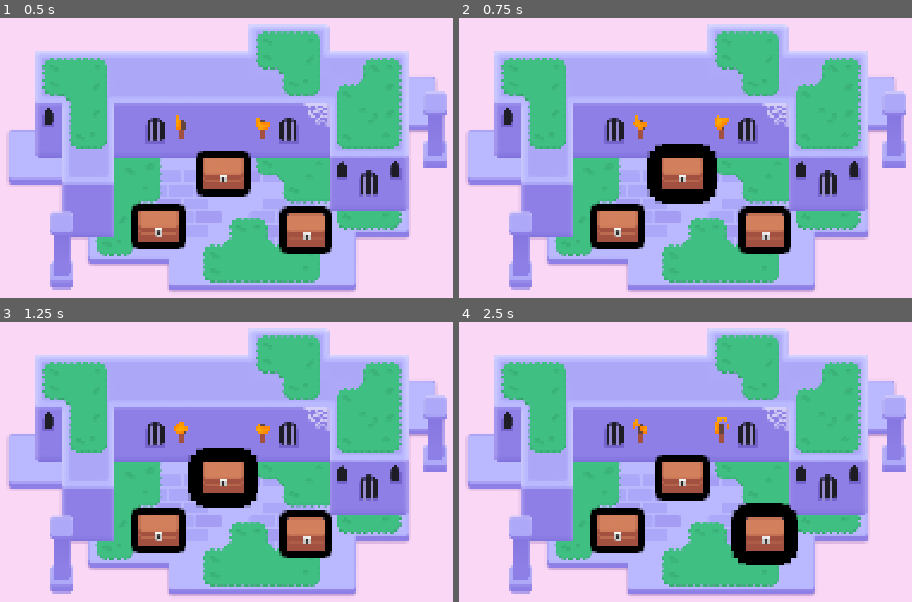
Above: before the commit, frames 1-4 (two rows, left to right).
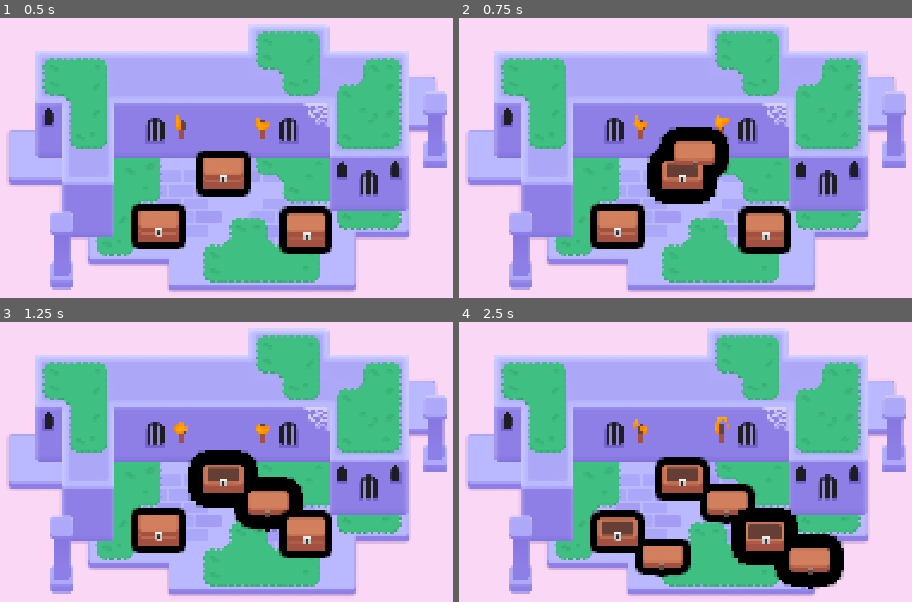
Above: after the commit, the same moments.

Repository: wiinngg/M6-Looting
Game: Godot game, scene res://lessons/mini_dungeon.tscn
Same seed, same stepped clock (60 frames per second), same inputs: the game is played once before the commit and once after it.
Inputs (mouse positions are in pixels of both pictures, inside the frame that each line leads up to):
- Up to frame 1 (0.5 s): no input
- Up to frame 2 (0.75 s): tap Enter at 0.5 s; move the mouse to (680, 174) at 0.52 s; hold D (move_right) from 0.53 s (still down); tap Z at 0.6 s; click (680, 174) at 0.67 s
- Up to frame 3 (1.25 s): keep holding D (move_right); tap Space at 0.77 s
- Up to frame 4 (2.5 s): move the mouse to (617, 529) at 1.27 s; release D (move_right) at 1.28 s; hold S (move_down) 1.28-2.03 s; tap Z at 1.35, 2.1 s; click (617, 529) at 1.42 s; tap Space at 1.52 s; move the mouse to (762, 534) at 2.02 s; hold D (move_right) from 2.03 s (still down); click (762, 534) at 2.17 s

Frame 1 is identical in both runs. In frame 2, 2.2% of the frame differs, in the area x 41-60%, y 38-58%; in frame 3, 2.7%; in frame 4, 7.2%, in the area x 28-85%, y 47-96%.

Commit message:
M6L5 completed

Diff:
--- a/lessons/chest/chest.gd
+++ b/lessons/chest/chest.gd
@@ -1,6 +1,31 @@
 extends Area2D
 
 @onready var canvas_group: CanvasGroup = $CanvasGroup
+
+@onready var animation_player: AnimationPlayer = $AnimationPlayer
+
+var is_open := false
+
+func open() -> void:
+	animation_player.play("open")
+	if animation_player.assigned_animation == "open":
+		return
+	if is_open:
+		return
+
+	is_open = true
+
+	input_pickable = false
+
+func _input_event(viewport: Viewport, event: InputEvent, shape_index: int) -> void:
+	var event_is_mouse_click: bool =(
+		event is InputEventMouseButton and
+		event.button_index == MOUSE_BUTTON_LEFT and
+		event.is_pressed()
+	)
+
+	if event_is_mouse_click:
+		open()
 
 func _ready() -> void:
 	mouse_entered.connect(_on_mouse_entered)
@@ -10,10 +35,14 @@
 func _on_mouse_entered() -> void:
 	var tween := create_tween()
 	tween.tween_method(set_outline_thickness, 3.0, 6.0, 0.08)
+	if is_open:
+		return
 
 func _on_mouse_exited() -> void:
 	var tween := create_tween()
 	tween.tween_method(set_outline_thickness, 6.0, 3.0, 0.08)
+	if is_open:
+		return
 
 func set_outline_thickness(new_thickness: float) -> void:
 	canvas_group.material.set_shader_parameter("line_thickness", new_thickness)
